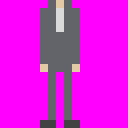
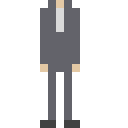
Comparing the layer stacks of the two 128 x 128 images. Changes:
hid "Capa 1" over box(0, 0, 128, 128)
